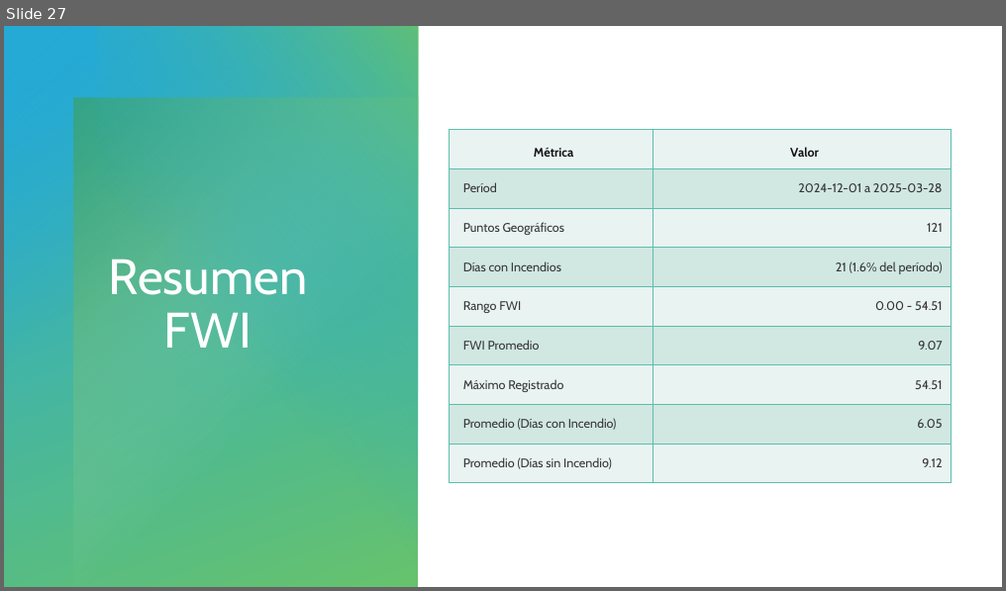
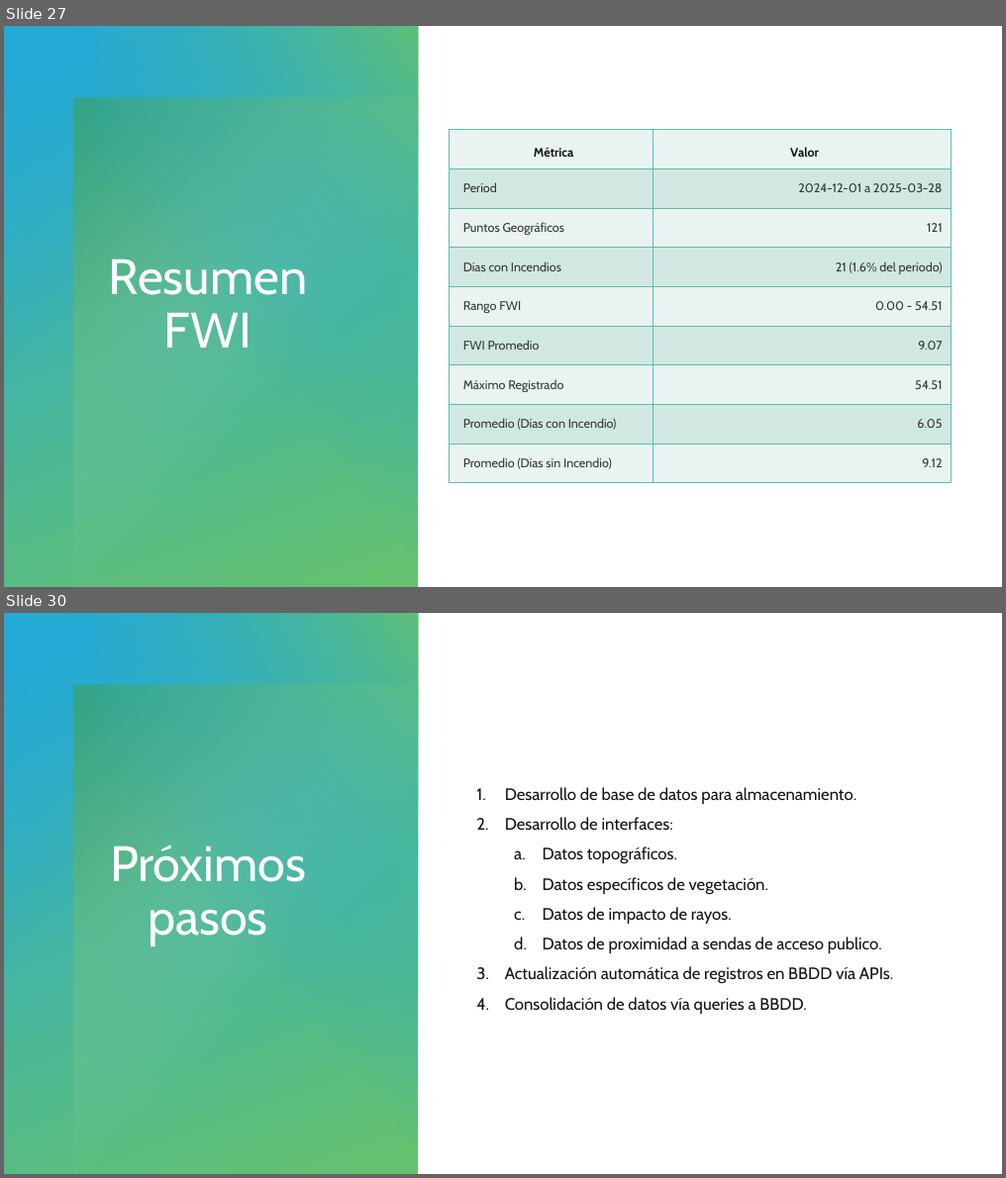
Before and after one commit to HunterCitto/199---Seminario-Final, a slide deck: docs/Entregas/Presentación/Incendios forestales de la Patagonia Andina.pptx. Shown one above the other, each under a label of ours: slide 27 before the commit, slides 27 and 30 after it; the slides between them are not shown. The pictures are 1006x591 and 1006x1178 pixels, drawn with LibreOffice and Linux fonts; fonts in the diff are those of the drawing. Boxes give left, top, right and bottom in pixels: in the first picture for what was removed or moved away, otherwise in the second. Text is boxed around its words. In the diff, an @@ line names an element or a change of style, - is before the commit and + after.

```diff
--- a/docs/Entregas/Presentación/Incendios forestales de la Patagonia Andina.pptx
+++ b/docs/Entregas/Presentación/Incendios forestales de la Patagonia Andina.pptx
@@ slide 30 added at (4,613,1002,1174), background #FFFFFF; not listed: 4 template elements that a slide beside it also shows @@
@@ text added at (505,787,893,1014), 16 pt, text #131313 @@
+1. Desarrollo de base de datos para almacenamiento.
+2. Desarrollo de interfaces:
+  a. Datos topográficos.
+  b. Datos específicos de vegetación.
+  c. Datos de impacto de rayos.
+  d. Datos de proximidad a sendas de acceso publico.
+3. Actualización automática de registros en BBDD vía APIs.
+4. Consolidación de datos vía queries a BBDD.
@@ text added at (110,845,306,946), 48 pt, text #FFFFFF @@
+Próximos pasos
```
Also in this commit, not shown: 3 other slides added, 6 other files.
